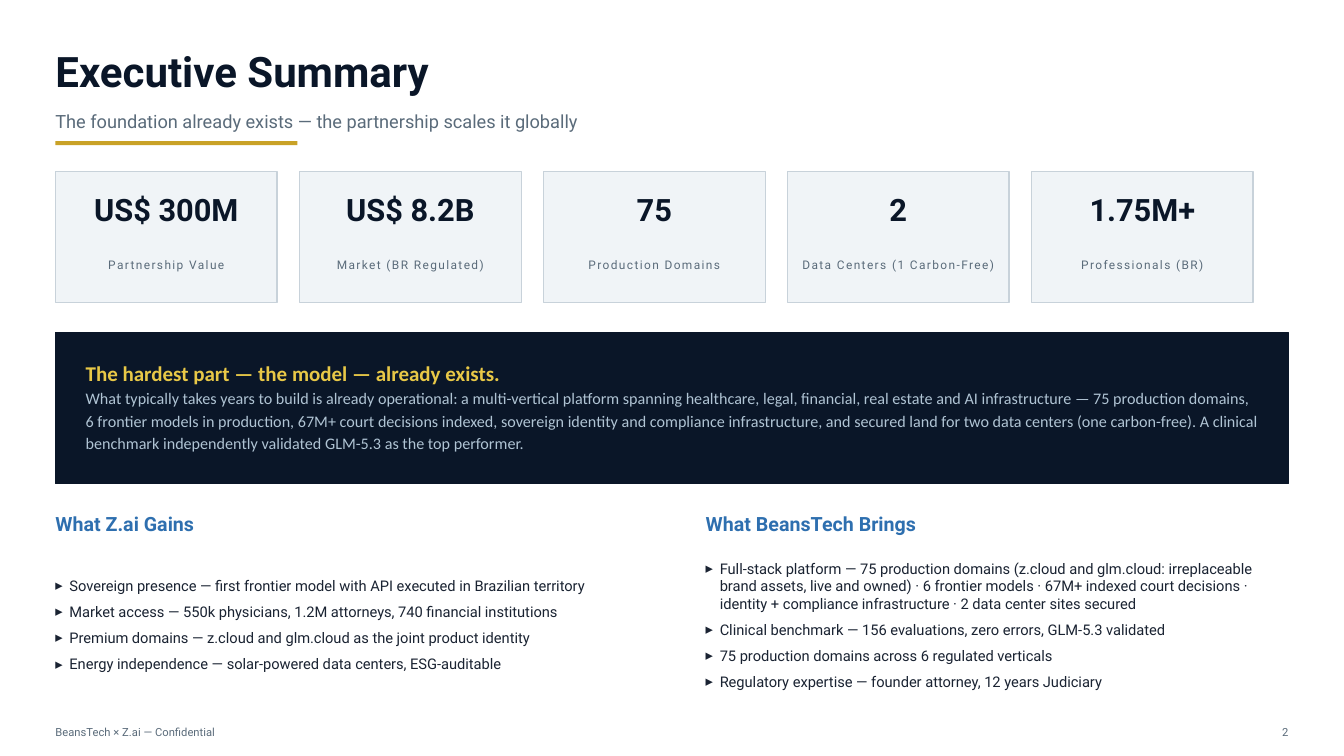
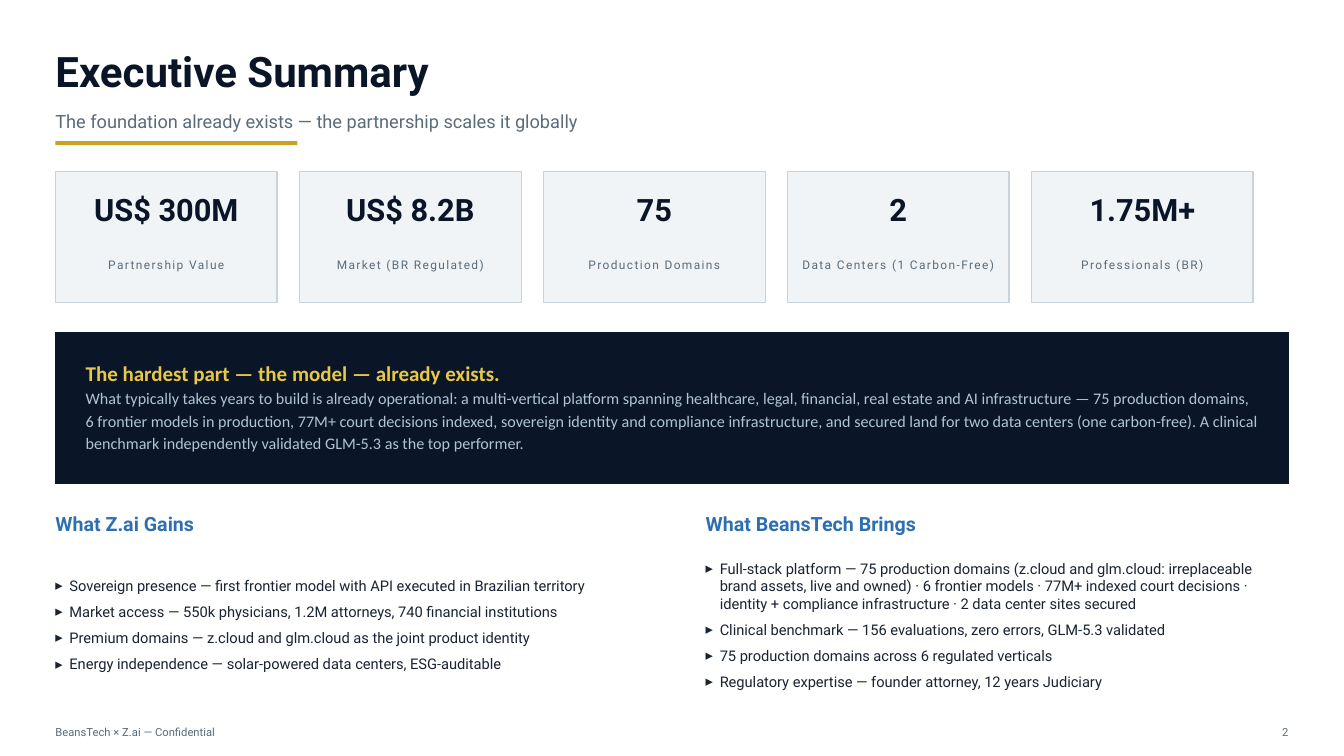
Before and after one commit to beanstechhub/healthtech-infra, a slide deck: slide 2 of apresentacoes/ZCloud-Zai-Parceria-EN.pptx. Drawn at 1344x756 pixels with LibreOffice and Linux fonts; fonts in the diff are those of the drawing. Boxes give left, top, right and bottom in pixels: in the first picture for what was removed or moved away, otherwise in the second. Text is boxed around its words. In the diff, an @@ line names an element or a change of style, - is before the commit and + after.

Commit message:
67M→77M court decisions (correção)

```diff
--- a/apresentacoes/ZCloud-Zai-Parceria-EN.pptx
+++ b/apresentacoes/ZCloud-Zai-Parceria-EN.pptx
@@ text at bbox=[86, 393, 1257, 452]: text changed @@
-What typically takes years to build is already operational: a multi-vertical platform spanning healthcare, legal, financial, real estate and AI infrastructure — 75 production domains, 6 frontier models in production, 67M+ court decisions indexed, sovereign identity and compliance infrastructure, and secured land for two data centers (one carbon-free). A clinical benchmark independently validated GLM-5.3 as the top performer.
+What typically takes years to build is already operational: a multi-vertical platform spanning healthcare, legal, financial, real estate and AI infrastructure — 75 production domains, 6 frontier models in production, 77M+ court decisions indexed, sovereign identity and compliance infrastructure, and secured land for two data centers (one carbon-free). A clinical benchmark independently validated GLM-5.3 as the top performer.
@@ text at bbox=[720, 562, 1253, 612]: text changed @@
-▸ Full-stack platform — 75 production domains (z.cloud and glm.cloud: irreplaceable brand assets, live and owned) · 6 frontier models · 67M+ indexed court decisions · identity + compliance infrastructure · 2 data center sites secured
+▸ Full-stack platform — 75 production domains (z.cloud and glm.cloud: irreplaceable brand assets, live and owned) · 6 frontier models · 77M+ indexed court decisions · identity + compliance infrastructure · 2 data center sites secured
```
Also in this commit, not shown: 4 other slides changed, 1 other file.
